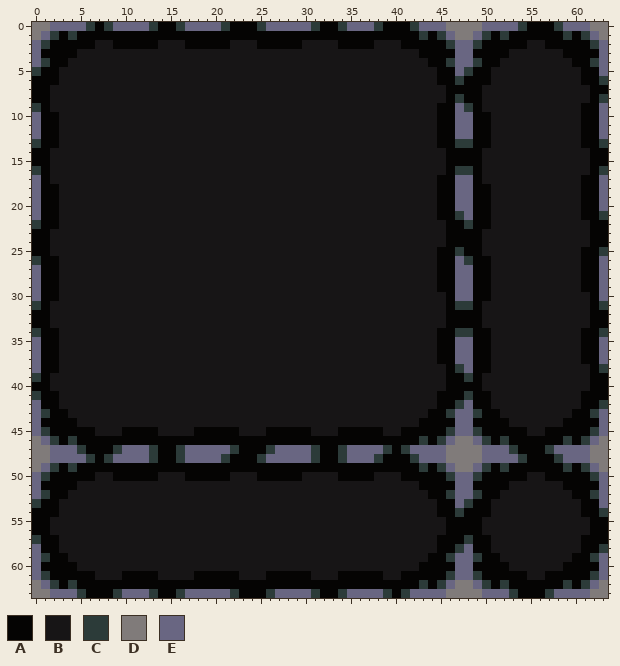
One commit to this pixel-art file: Assets/Sprites/Grasslands/Grasslands_Hole.aseprite. The picture above is the old version.
64x64 pixels, 1 frame.
Palette (. is transparent): A #050403  B #171516  C #2c3b39  D #807b7a  E #696682
The same view after the edit:
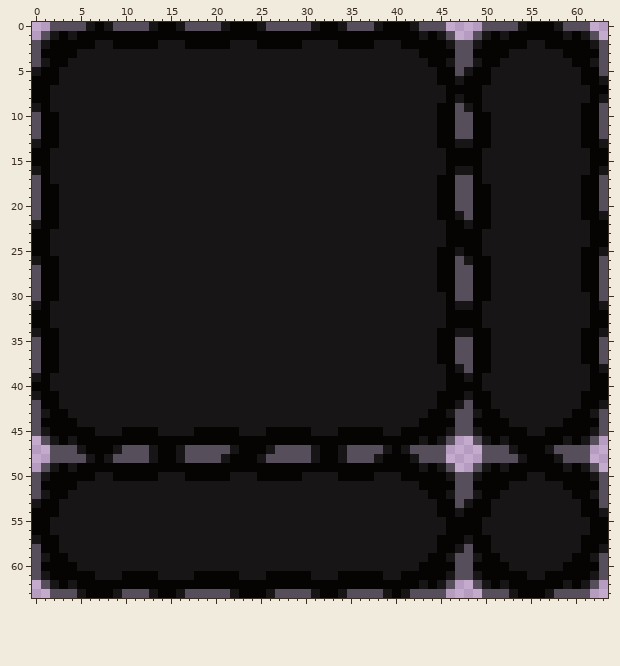
From old to new:
colour E: #696682 -> #564f5b
Changed rows in their new state; - is a pixel that keeps its letter.
first column x 0:
 0 ..----B-B----B--B----B---B-----B--B---B---B---....----B---B---..
 1 .-B-B--------------------------------------B-B-..-B-B------B-B-.
 2 -B--------------------------------------------B--B------------B-
 4 -B--------------------------------------------B--B------------B-
 5 B-----------------------------------------------B---------------
 6 -----------------------------------------------B---------------B
 8 -----------------------------------------------B---------------B
 9 B-----------------------------------------------B---------------
first column x 0:
13 B----------------------------------------------BB--------------B
16 B----------------------------------------------BB--------------B
first column x 0:
21 -----------------------------------------------B---------------B
22 B-----------------------------------------------B---------------
25 -----------------------------------------------B---------------B
26 B-----------------------------------------------B---------------
first column x 0:
31 B----------------------------------------------BB--------------B
34 B----------------------------------------------BB--------------B
first column x 0:
38 -----------------------------------------------B---------------B
39 B-----------------------------------------------B---------------
41 B-----------------------------------------------B---------------
42 -----------------------------------------------B---------------B
43 -B--------------------------------------------B--B------------B-
45 -B--------------------------------------------B--B------------B-
46 .-B-B--------------------------------------B-B-..-B-B------B-B-.
47 ..---B---B---B--B-----B---B----B--B----B-B----....---B---B----..
48 ..----B-B----B--B----B---B-----B--B---B---B---....----B---B---..
49 .-B-B--------------------------------------B-B-..-B-B------B-B-.
50 -B--------------------------------------------B--B------------B-
52 -B--------------------------------------------B--B------------B-
53 B-----------------------------------------------B---------------
54 -----------------------------------------------B---------------B
57 B-----------------------------------------------B---------------
58 -----------------------------------------------B---------------B
59 -B--------------------------------------------B--B------------B-
61 -B--------------------------------------------B--B------------B-
62 .-B-B--------------------------------------B-B-..-B-B------B-B-.
63 ..---B---B---B--B-----B---B----B--B----B-B----....---B---B----..
Boxes around the changes in both pictures, in picture pixels (x1, y1, x2, y2):
changed: (32, 22, 608, 598)
